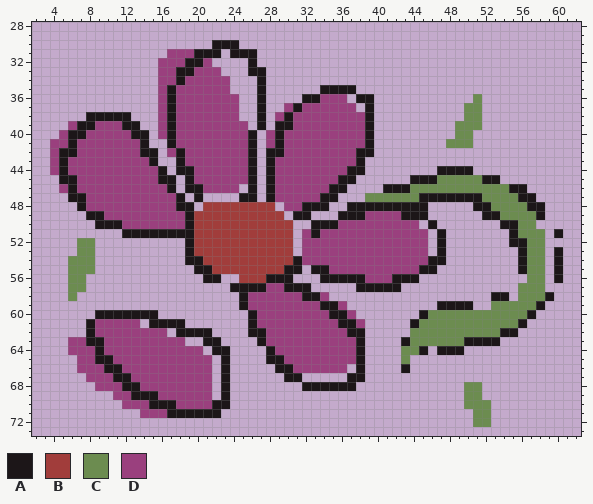
One commit to this sprite sheet: Assets/Sprites/flor_dead.png. Above: the version before the commit.
The file is 64x80 pixels. Shown: x 2..62, y 28..73.
Palette (. is transparent): A #1c1618  B #a13d3b  C #6c8c50  D #9a407e
After the commit:
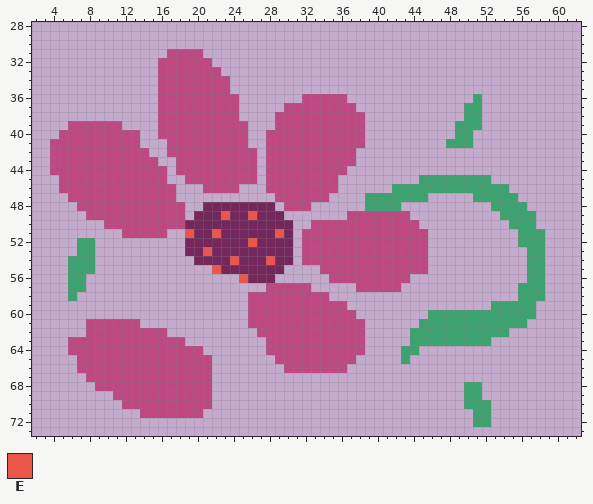
Colours new in this view: E #eb564b
The edit:
colour B: #a13d3b -> #73275c
colour C: #6c8c50 -> #3ca370
colour D: #9a407e -> #bd4882
Changed rows in their new state; - is a pixel that keeps its letter.
first column x 5:
30 -----------------...------------------------------------
31 ---------------D..-...----------------------------------
32 --------------DD-----.----------------------------------
33 -------------DD------..---------------------------------
34 -------------D--------.---------------------------------
35 ------------D---------.------....-----------------------
36 ------------D---------.----DD----..---------------------
37 ------------D---------.---D-------.---------------------
38 ---.....----D---------.--D--------.---------------------
39 --DD---..---D---------.-DD--------.---------------------
40 -DD-----D.--D--------.--D---------.---------------------
41 -D-------.--D--------.--D---------.---------------------
42 DD-------D.--D-------D-DD--------..---------------------
43 D---------D--D-------D-D---------.----------------------
44 D----------D-DD------D-D--------..--------....----------
45 DD---------D.-D------D-D-------..------.CC-----C.-------
46 -D----------D-..-----.-D------D.----.CC-----------..----
47 -DD----------.-.----..-.-----D.---------C.....C----..---
48 --D----------D.------------D..--..CCCC...-----..----..--
49 ---DD---------.---E--E----..---.DD----D..------..----.--
50 ----.DD-------B-------------DDD----------.-------.C-----
51 -------DDDDD..E--E------E---D-------------.-------.----.
52 --------------B------E--------------------.-------.C----
53 --------------B-E-------------------------.--------.---.
54 --------------.B---E---E--.--------------..--------.---.
55 ---------------..E-------..-.D----------D.---------.---.
56 ----------------..--E--B..---.DDDD---DD.---------------.
57 -------------------....--DDD-----DDDDD------------------
58 --------------------.------DD-------------------..----.-
59 --------------------.--------DD-----------....-------.--
60 ----.......----------D--------DD--------.-----------C---
61 ---D------....-------D---------DD------.-----------C----
62 ---D---------....----.D---------DD---------------C.-----
63 ---DD-----------..----.----------D----.------CCC.-------
64 ----D------------..----D---------D------.-...-----------
65 ----DD------------.----.D--------.----------------------
66 -----DD-----------.-----.D-------.----.-----------------
67 ------DD----------.------..-----..----------------------
68 -------DD---------.--------......-----------------------
69 --------DDD-------.-------------------------------------
70 ----------DDD----..-------------------------------------
71 ------------DDDD..--------------------------------------
Changed places in both pictures, as pixel boxes (x1, y1, x2, y2):
changed: (50, 40, 563, 427)
